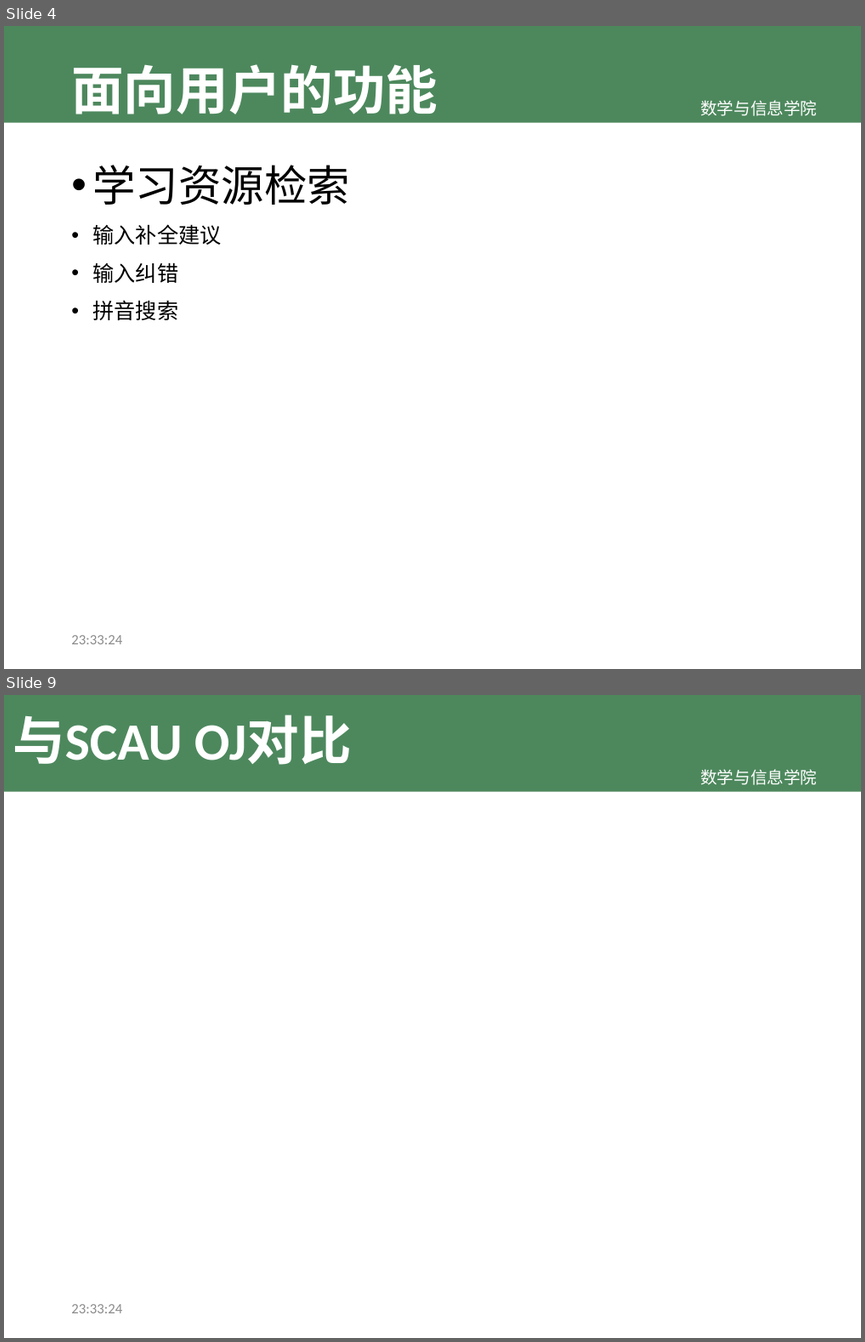
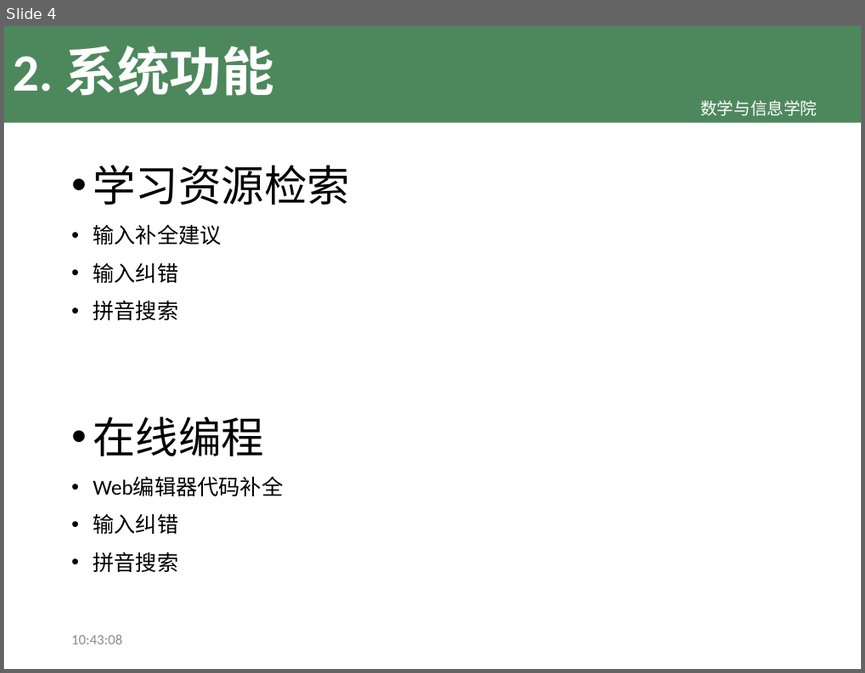
Before and after one commit to TeslaCN/graduation, a slide deck: 基于Scrapy框架的计算机专业学习资源网站_吴伟杰.pptx. Shown one above the other, each under a label of ours: slides 4 and 9 before the commit, slide 4 after it; the slides between them are not shown. The pictures are 865x1342 and 865x673 pixels, drawn with LibreOffice and Linux fonts; fonts in the diff are those of the drawing; background and template pictures are left out. Boxes give left, top, right and bottom in pixels: in the first picture for what was removed or moved away, otherwise in the second. Text is boxed around its words. In the diff, an @@ line names an element or a change of style, - is before the commit and + after.

Commit message:
完善目录; 编写系统功能

```diff
--- a/基于Scrapy框架的计算机专业学习资源网站_吴伟杰.pptx
+++ b/基于Scrapy框架的计算机专业学习资源网站_吴伟杰.pptx
@@ slide 9 removed at <box>4,695,861,1338</box>, background #FFFFFF; not listed: 2 template elements that a slide beside it also shows @@
@@ title removed at <box>12,716,352,765</box> @@
-与SCAU OJ对比
@@ text removed at <box>71,1304,122,1313</box> @@
-23:33:24
@@ slide 4 changed as well @@
@@ title at <box>12,46,274,96</box>: text changed @@
-面向用户的功能
+2. 系统功能
@@ text at <box>93,416,284,572</box>: paragraphs added @@
+• 在线编程
+• Web编辑器代码补全
+• 输入纠错
+• 拼音搜索
@@ text at <box>71,634,122,644</box>: text changed @@
-23:33:24
+10:43:08
```
Also in this commit, not shown: 5 other slides changed, 3 slides added, 3 other slides removed.
